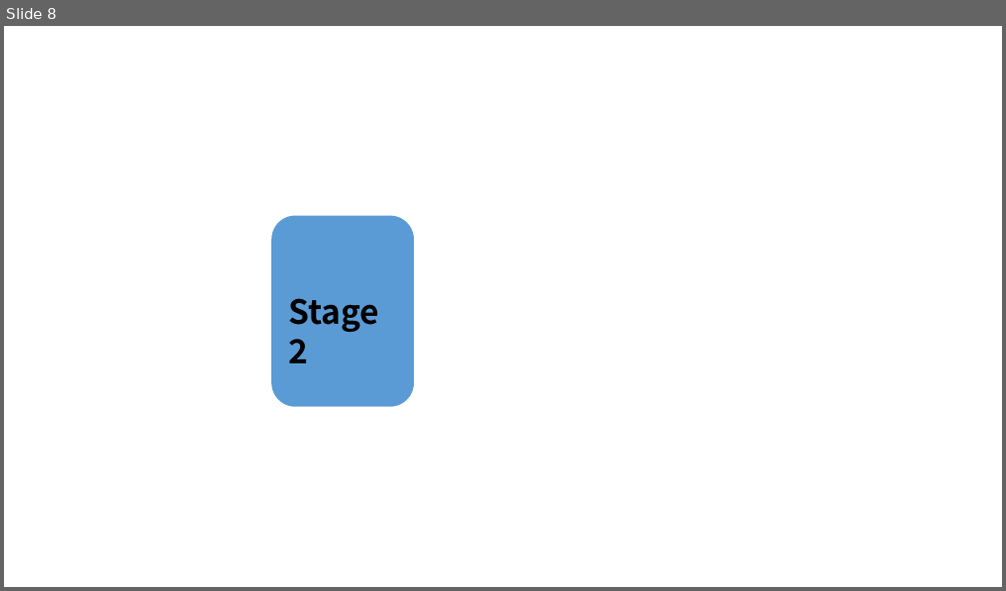
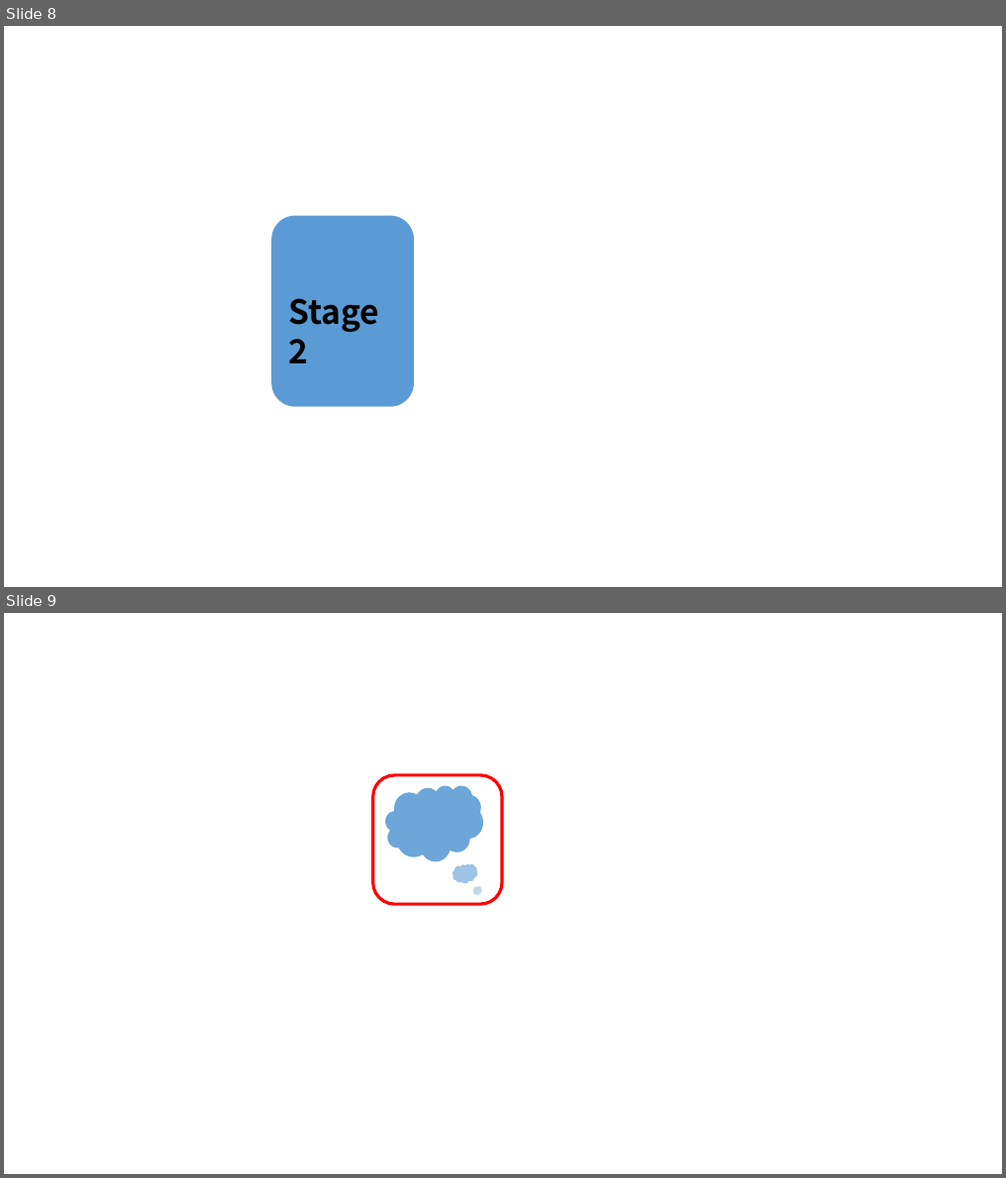
Before and after one commit to Maze-of-memories/origin, a slide deck: icon.pptx. Shown one above the other, each under a label of ours: slide 8 before the commit, slides 8 and 9 after it. The pictures are 1006x591 and 1006x1178 pixels, drawn with LibreOffice and Linux fonts; fonts in the diff are those of the drawing. Boxes give left, top, right and bottom in pixels: in the first picture for what was removed or moved away, otherwise in the second. Text is boxed around its words. In the diff, an @@ line names an element or a change of style, - is before the commit and + after.

```diff
--- a/icon.pptx
+++ b/icon.pptx
@@ slide 9 added at bbox=[4, 613, 1002, 1174], background #FFFFFF @@
@@ rounded rectangle added at bbox=[373, 775, 502, 904], outline #FF0000 3 pt @@
@@ cloud added at bbox=[386, 786, 484, 862], fill #6DA6D9 @@
@@ cloud added at bbox=[452, 864, 478, 884], fill #9DC3E6 @@
@@ cloud added at bbox=[473, 886, 482, 895], fill #BDD7EE @@
```
Also in this commit, not shown: 11 other files.
